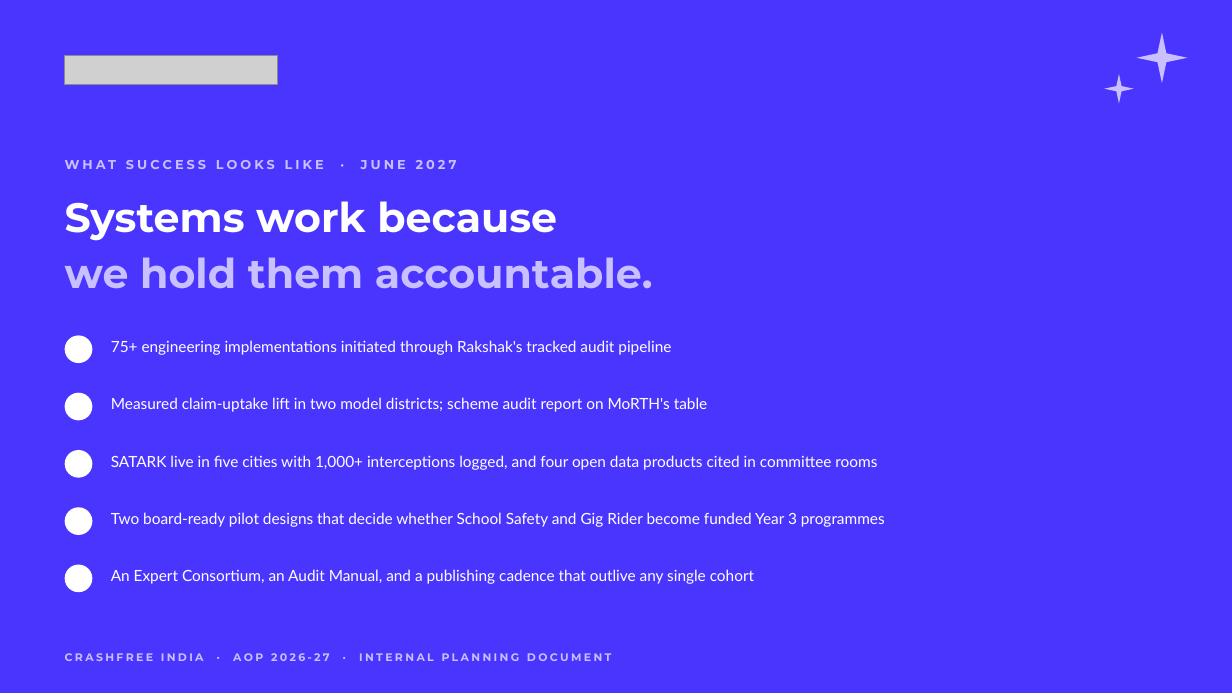
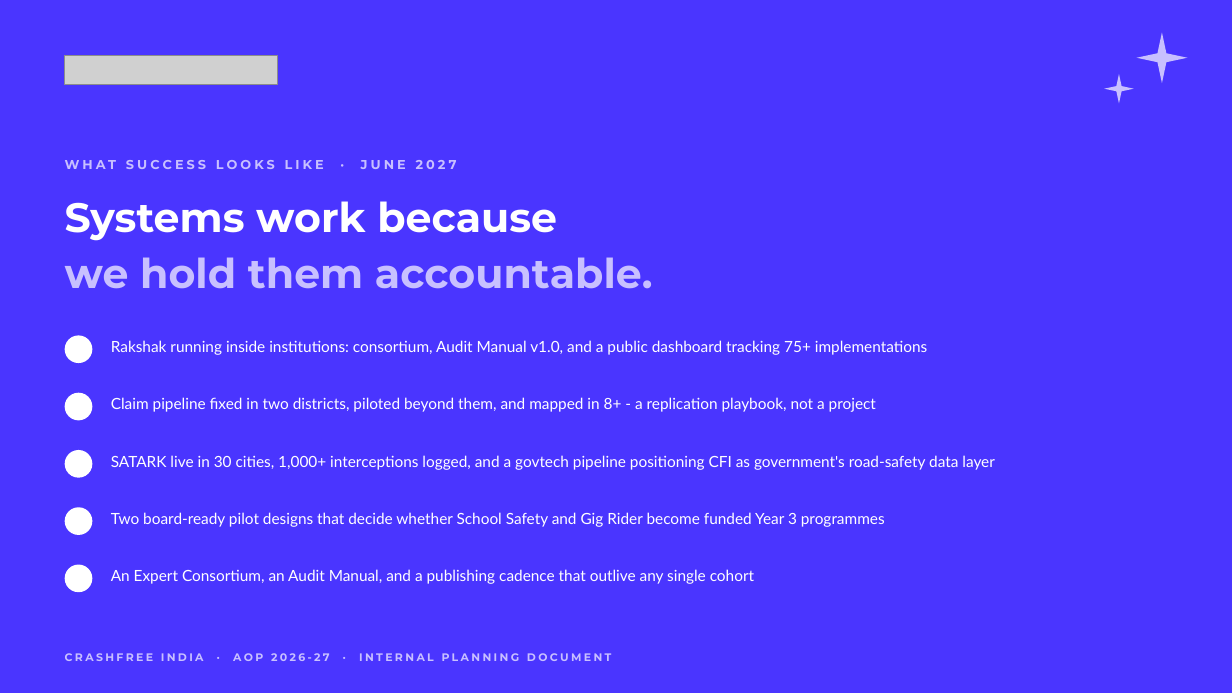
Before and after one commit to akhtar-cfi/personal-random-builds, a slide deck: slide 15 of aop-2026-27/CFI_AOP_2026-27.pptx (slide 14 before the commit). Drawn at 1232x693 pixels with LibreOffice and Linux fonts; fonts in the diff are those of the drawing; grey boxes stand for pictures; background and template pictures are left out. Boxes give left, top, right and bottom in pixels: in the first picture for what was removed or moved away, otherwise in the second. Text is boxed around its words. In the diff, an @@ line names an element or a change of style, - is before the commit and + after.

```diff
--- a/aop-2026-27/CFI_AOP_2026-27.pptx
+++ b/aop-2026-27/CFI_AOP_2026-27.pptx
@@ text at (111, 340, 927, 355): text changed @@
-75+ engineering implementations initiated through Rakshak's tracked audit pipeline
+Rakshak running inside institutions: consortium, Audit Manual v1.0, and a public dashboard tracking 75+ implementations
@@ text at (111, 397, 876, 412): text changed @@
-Measured claim-uptake lift in two model districts; scheme audit report on MoRTH's table
+Claim pipeline fixed in two districts, piloted beyond them, and mapped in 8+ - a replication playbook, not a project
@@ text at (111, 455, 995, 470): text changed @@
-SATARK live in five cities with 1,000+ interceptions logged, and four open data products cited in committee rooms
+SATARK live in 30 cities, 1,000+ interceptions logged, and a govtech pipeline positioning CFI as government's road-safety data layer
```
Also in this commit, not shown: 12 other slides changed, 1 slide added, 5 other files.
